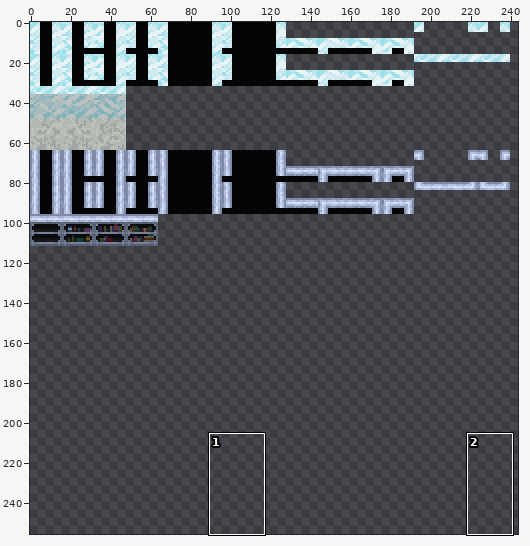
One commit to this sprite sheet: RemixedDungeon/src/main/assets/tilesets/tiles_ice_caves_xyz.png. The picture above shows the old version from afar; the outline marks the close-up.
Close-up. Old version:
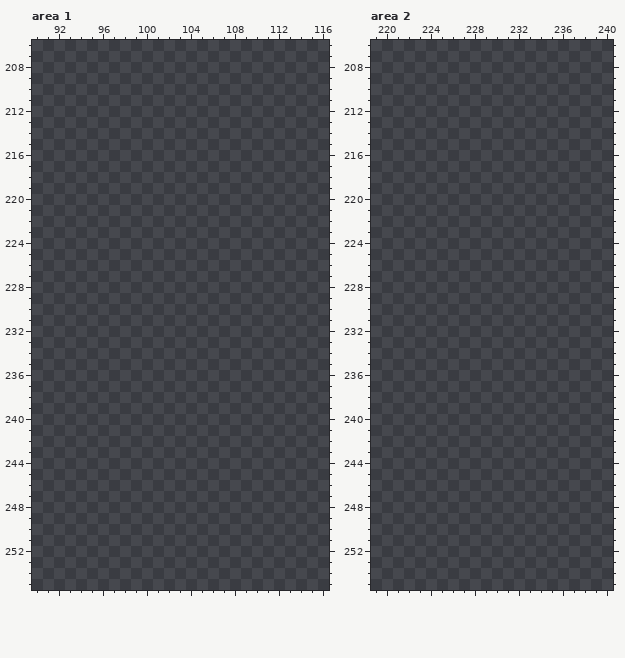
The file is 256x256 pixels. Colours within 5 levels of each other are drawn and written as one. Shown: area 1: x 90..116, y 206..255; area 2: x 219..240, y 206..255. The wide view leaves out empty margins. The commit also changed other parts of the picture, which this record leaves out.
The result:
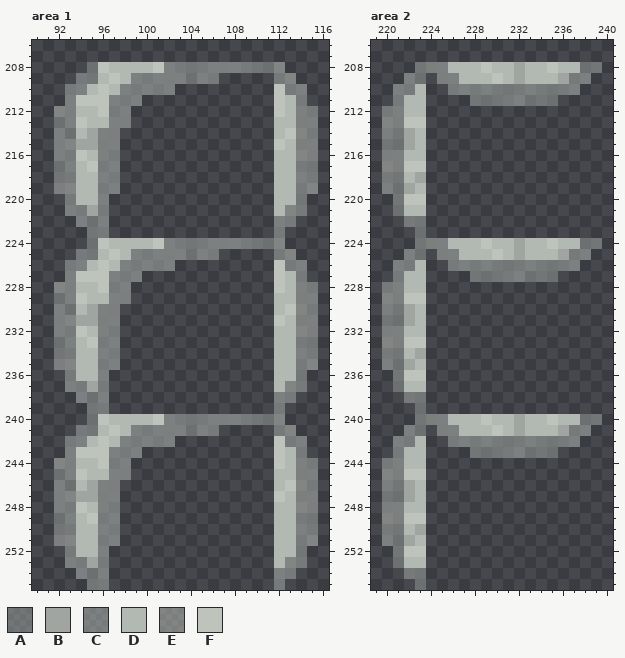
Palette (. is transparent): A #a1a5a17f  B #a1a5a1  C #b2b8b27f  D #b2b8b2  E #bec3bb7f  F #bec3bb
Diff:
Changed rows in their new state; - is an unchanged pixel.
Area 1:
first column x 92:
208 ---AFDDDDFCCACCECCAAE---
209 --CADFDCCCECACC-----CE--
210 -CCDFDCCCCC---------FCC-
211 -CFFFCCC------------FDC-
212 EEDDFCC-------------FDCC
213 ACFDDCE-------------DDEC
214 CADBCE--------------DFEC
215 EEBBEC--------------FDEC
216 CCFDCC--------------DDEE
217 ACDFCC--------------DDCA
218 ACDDCC--------------DDCC
219 EEDDCC--------------DDCE
220 -CDDC---------------DDA-
221 -CCBC---------------DEC-
222 --CAC---------------CC--
223 ---AC---------------C---
224 ---AFDDDDFCCACCECCAAE---
225 --CADFDCCCECACC-----CE--
226 -CCDFDCCCCC---------FCC-
227 -CFFFCCC------------FDC-
228 EEDDFCC-------------FDCC
229 ACFDDCE-------------DDEC
230 CADBCE--------------DFEC
231 EEBBEC--------------FDEC
232 CCFDCC--------------DDEE
233 ACDFCC--------------DDCA
234 ACDDCC--------------DDCC
235 EEDDCC--------------DDCE
236 -CDDC---------------DDA-
237 -CCBC---------------DEC-
238 --CAC---------------CC--
239 ---AC---------------C---
240 ---AFDDDDFCCACCECCAAE---
241 --CADFDCCCECACC-----CE--
242 -CCDFDCCCCC---------FCC-
243 -CFFFCCC------------FDC-
244 EEDDFCC-------------FDCC
245 ACFDDCE-------------DDEC
246 CADBCE--------------DFEC
247 EEBBEC--------------FDEC
248 CCFDCC--------------DDEE
249 ACDFCC--------------DDCA
250 ACDDCC--------------DDCC
251 EEDDCC--------------DDCE
252 -CDDC---------------DDA-
253 -CCBC---------------DEC-
254 --CAC---------------CC--
255 ---AC---------------C---
Area 2:
first column x 220:
208 ---AECDDDFDDBDDFDDAA
209 --CA-ECDDDFDBDDDBCC-
210 -CCD--CCCCCACCCACC--
211 -CDD----AAACCAAA----
212 CCDD----------------
213 EEFF----------------
214 EABD----------------
215 AABD----------------
216 ECDD----------------
217 EEFF----------------
218 CADB----------------
219 CABD----------------
220 -AFF----------------
221 -ADD----------------
222 --CA----------------
223 ---A----------------
224 ---AECDDDFDDBDDFDDAA
225 --CA-ECDDDFDBDDDBCC-
226 -CCD--CCCCCACCCACC--
227 -CDD----AAACCAAA----
228 CCDD----------------
229 EEFF----------------
230 EABD----------------
231 AABD----------------
232 ECDD----------------
233 EEFF----------------
234 CADB----------------
235 CABD----------------
236 -AFF----------------
237 -ADD----------------
238 --CA----------------
239 ---A----------------
240 ---AECDDDFDDBDDFDDAA
241 --CA-ECDDDFDBDDDBCC-
242 -CCD--CCCCCACCCACC--
243 -CDD----AAACCAAA----
244 CCDD----------------
245 EEFF----------------
246 EABD----------------
247 AABD----------------
248 ECDD----------------
249 EEFF----------------
250 CADB----------------
251 CABD----------------
252 -AFF----------------
253 -ADD----------------
254 --CA----------------
255 ---A----------------
Changed places in both close-ups, as pixel boxes (x1, y1, x2, y2):
added: (54, 62, 318, 590)
added: (382, 62, 602, 590)
